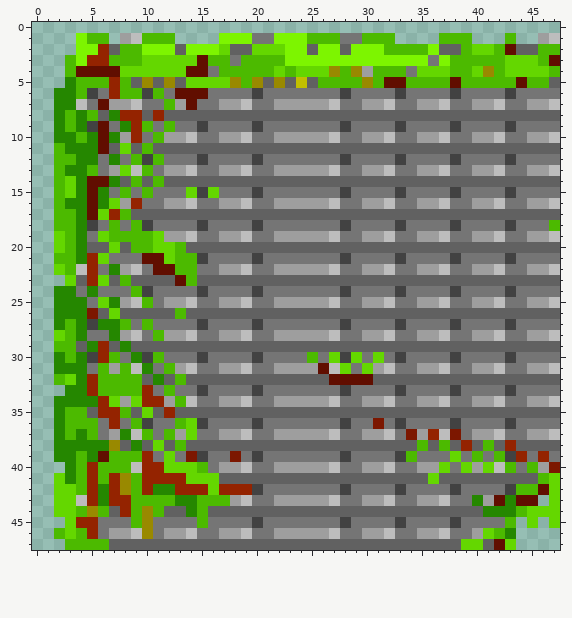
Pixel-art sprite: Resources/Textures/Tiles/Tileset01/tileset01_8.png. Above is the file before it was changed.
The file is 192x192 pixels, drawn in blocks of 4x4; one block is one cell here.
Once edited:
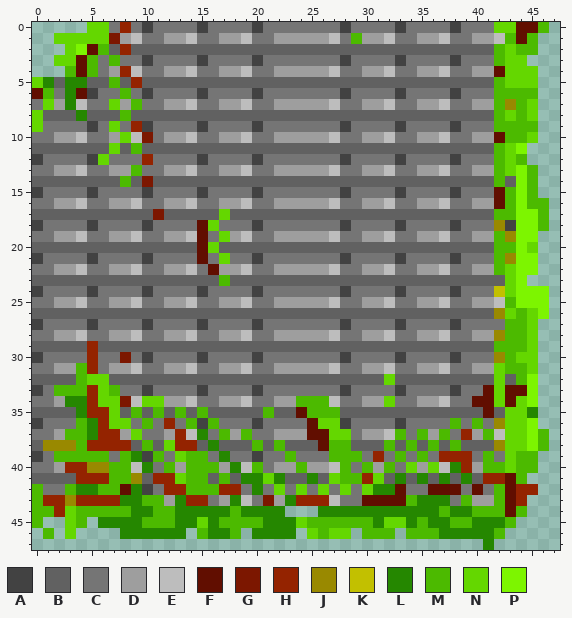
Palette (. is transparent): A #424242  B #616161  C #757575  D #9e9e9e  E #bdbdbd  F #610e00  G #7c1700  H #942300  J #998900  K #c2c000  L #258700  M #4cba00  N #64d700  P #7df500
Edits made:
@@ x 0..47 @@
- 0 ................................................
- 1 ....PMM.DEMMM....PPPCCPPPMMMCCMMM....MMM...M..DE
- 2 ....PPHBMMPPPBPPPNBBNNNPPBPPBPPPMMMMPBBMNNMFBBMM
- 3 ...MPHHMMMNNNNNFMMCMMMMPPPPPPPPPPPPPCPMMMMMNNNMF
- 4 ...MFFFFNNNNNNFFCMMMMMNMNNNJMJDMMMCNNNMMNJMNNNNM
- 5 ...LMMMHMBJBJBNNNNJMJBJBKBMMMMJMFFMMMMFMMMMMFMMB
- 6 ..LLMACHMMAMCFFFCCCCACCCCCCCACCCCACCCCACCCCACCCC
- 7 ..LLECFDDECCMDFCCDDECCDDDDDECCDDECCDDECCDDECCDDE
- 8 ..LMLMBLHHBHBBBBBBBBBBBBBBBBBBBBBBBBBBBBBBBBBBBB
- 9 ..LMLAFCLHMCMCCACCCCACCCCCCCACCCCACCCCACCCCACCCC
-10 ..LLMLFLDHCMDDECCDDECCDDDDDECCDDECCDDECCDDECCDDE
-11 ..MLLLFBNBMBBBBBBBBBBBBBBBBBBBBBBBBBBBBBBBBBBBBB
-12 ..MMLLCLCMAMCCCACCCCACCCCCCCACCCCACCCCACCCCACCCC
-13 ..MLLMCDNEMCDDECCDDECCDDDDDECCDDECCDDECCDDECCDDE
-14 ..MNLFFLBMBMBBBBBBBBBBBBBBBBBBBBBBBBBBBBBBBBBBBB
-15 ..MNLFLCMCMCCCNANCCCACCCCCCCACCCCACCCCACCCCACCCC
-16 ..MLLFLNDHCCDDECCDDECCDDDDDECCDDECCDDECCDDECCDDE
-17 ..MMLFNHMBBBBBBBBBBBBBBBBBBBBBBBBBBBBBBBBBBBBBBB
-18 ..MMLACMCMACCCCACCCCACCCCCCCACCCCACCCCACCCCACCCM
-19 ..NMLCNMMMMNDDECCDDECCDDDDDECCDDECCDDECCDDECCDDE
-20 ..NMLBBNBMMNNMBBBBBBBBBBBBBBBBBBBBBBBBBBBBBBBBBB
-21 ..MMLHNCCCFFNMMACCCCACCCCCCCACCCCACCCCACCCCACCCC
-22 ..NMEHCLDECFFMMCCDDECCDDDDDECCDDECCDDECCDDECCDDE
-23 ...NBHNBMBBBBFMBBBBBBBBBBBBBBBBBBBBBBBBBBBBBBBBB
-24 ..LLCLCCCMACCCCACCCCACCCCCCCACCCCACCCCACCCCACCCC
-25 ..LLLCNLDEMCDDECCDDECCDDDDDECCDDECCDDECCDDECCDDE
-26 ..LLLGBNBBBBBMBBBBBBBBBBBBBBBBBBBBBBBBBBBBBBBBBB
-27 ..LMLALLMCMCCCCACCCCACCCCCCCACCCCACCCCACCCCACCCC
-28 ..NMLCCLDECMDDECCDDECCDDDDDECCDDECCDDECCDDECCDDE
-29 ..MMBLHBLBBBBBBBBBBBBBBBBBBBBBBBBBBBBBBBBBBBBBBB
-30 ..LMLAHMCLAMCCCACCCCACCCCMCNANCNCACCCCACCCCACCCC
-31 ..LLLCMDMELCMDECCDDECCDDDDFENCNDECCDDECCDDECCDDE
-32 ..MNLHMMMMBLBMBBBBBBBBBBBBBFFFFBBBBBBBBBBBBBBBBB
-33 ...LLHMMMMHCMCCACCCCACCCCCCCACCCCACCCCACCCCACCCC
-34 ..LLLLHNDNHHDMECCDDECCDDDDDECCDDECCDDECCDDECCDDE
-35 ..LMMBHHMBNBHBBBBBBBBBBBBBBBBBBBBBBBBBBBBBBBBBBB
-36 ..LMMMCHCMACCMNACCCCACCCCCCCACCGCACCCCACCCCACCCC
-37 ..LMLMCDLEMCMDNCCDDECCDDDDDECCDDECGDHEGCDDECCDDE
-38 ..LLLLLJBLBNBMBBBBBBBBBBBBBBBBBBBBBMBMBHBMBHBBBB
-39 ..LLMLFMMMHCNCGACCGCACCCCCCCACCCCAMCCCNCMCMAHCHC
-40 ...LMHMMMEHHNNNMCDDECCDDDDDECCDDECCDDNCNDNEMCMDG
-41 ..NLMHMHJMHHHHNNNBBBBBBBBBBBBBBBBBBBNBBBBBBBBBMN
-42 ..NNMHLHJMHLLHHHNHHHACCCCCCCACCCCACCCCACCCCAMMFN
-43 ..NNEHLHHMMMMLLMMMDECCDDDDDECCDDECCDDECCLDFLFF.N
-44 ..NNMJMBHMJMBBLMBBBBBBBBBBBBBBBBBBBBBBBBBLLLMNNN
-45 ...NHHCCCMJCCCCMCCCCACCCCCCCACCCCACCCCACCCCM.N.N
-46 ..MNMHCDDEJCDDECCDDECCDDDDDECCDDECCDDECCDNML....
-47 ...MMMMBBBBBBBBBBBBBBBBBBBBBBBBBBBBBBBBNNBFN....
+ 0 .....NNCHCACCCCACCCCACCCCCCCACCCCACCCCACCCNNFFM.
+ 1 ..NNNNNGDECCDDECCDDECCDDDDDECMDDECCDDECCDDEMFM..
+ 2 ...NPFMBHBBBBBBBBBBBBBBBBBBBBBBBBBBBBBBBBBMNMM..
+ 3 ..NNFMCMCCACCCCACCCCACCCCCCCACCCCACCCCACCCMNN...
+ 4 ...MFMCDHECCDDECCDDECCDDDDDECCDDECCDDECCDDFNNN..
+ 5 NLBLLBBMBHBBBBBBBBBBBBBBBBBBBBBBBBBBBBBBBBMNNN..
+ 6 FMCLFACCMCACCCCACCCCACCCCCCCACCCCACCCCACCCMMMM..
+ 7 CNDLECCNDMCCDDECCDDECCDDDDDECCDDECCDDECCDDMJMN..
+ 8 NBBBLBBBMBBBBBBBBBBBBBBBBBBBBBBBBBBBBBBBBBMNMN..
+ 9 NCCCCACNCHACCCCACCCCACCCCCCCACCCCACCCCACCCMMMM..
+10 CCDDECCDNEGCDDECCDDECCDDDDDECCDDECCDDECCDDFMMN..
+11 BBBBBBBNBMBBBBBBBBBBBBBBBBBBBBBBBBBBBBBBBBMNP...
+12 ACCCCANCCCHCCCCACCCCACCCCCCCACCCCACCCCACCCMNM...
+13 CCDDECCDDMCCDDECCDDECCDDDDDECCDDECCDDECCDDMNPM..
+14 BBBBBBBBMBGBBBBBBBBBBBBBBBBBBBBBBBBBBBBBBBMBPM..
+15 ACCCCACCCCACCCCACCCCACCCCCCCACCCCACCCCACCCFMPM..
+16 CCDDECCDDECCDDECCDDECCDDDDDECCDDECCDDECCDDFMPMM.
+17 BBBBBBBBBBBGBBBBBNBBBBBBBBBBBBBBBBBBBBBBBBMMPPM.
+18 ACCCCACCCCACCCCFNCCCACCCCCCCACCCCACCCCACCCJAPPM.
+19 CCDDECCDDECCDDEFCNDECCDDDDDECCDDECCDDECCDDMJPP..
+20 BBBBBBBBBBBBBBBFNBBBBBBBBBBBBBBBBBBBBBBBBBMMPN..
+21 ACCCCACCCCACCCCFCNCCACCCCCCCACCCCACCCCACCCMJPP..
+22 CCDDECCDDECCDDECFDDECCDDDDDECCDDECCDDECCDDMNPP..
+23 BBBBBBBBBBBBBBBBBMBBBBBBBBBBBBBBBBBBBBBBBBBNP...
+24 ACCCCACCCCACCCCACCCCACCCCCCCACCCCACCCCACCCKNPPP.
+25 CCDDECCDDECCDDECCDDECCDDDDDECCDDECCDDECCDDEMPPP.
+26 BBBBBBBBBBBBBBBBBBBBBBBBBBBBBBBBBBBBBBBBBBJNMNP.
+27 ACCCCACCCCACCCCACCCCACCCCCCCACCCCACCCCACCCCMMN..
+28 CCDDECCDDECCDDECCDDECCDDDDDECCDDECCDDECCDDJMMN..
+29 BBBBBHBBBBBBBBBBBBBBBBBBBBBBBBBBBBBBBBBBBBMMMN..
+30 ACCCCHCCGCACCCCACCCCACCCCCCCACCCCACCCCACCCJMNN..
+31 CCDDMHCDDECCDDECCDDECCDDDDDECCDDECCDDECCDDNMMN..
+32 BBBBMNNBBBBBBBBBBBBBBBBBBBBBBBBBNBBBBBBBBBNBMP..
+33 ACMMMHNMCCACCCCACCCCACCCCCCCACCCCACCCCACCFNFFP..
+34 CCDLLHNNGENNDDECCDDECCDDMMMECCDDNCCDDECCFFNFNP..
+35 BBBBLHHNBMBMBMBMBBBBBMBBFMMMBBBBBBBBBBBBBFBNNL..
+36 ACCCMLHNNCMCHCMAMCCCACCCCFNNACCCCACCCCMCMCJNNP..
+37 CCDMMLHHDNCCDHELCMDMCCDDDFFNNCDDEMCMDMCHDMENNPM.
+38 BJJJMHHHHBMBNHHBLBBBMBMBBBFMMBBBMBMBMBMBBBJNNPM.
+39 ACMMMMMCMLAMCNMMCLCCACCMCCCMMMCHCMCMCHHHCMCNMM..
+40 CCDHHJJMMELCMDMMMDLEMCDDMDDEMCMDMCNDNELHDMMNMM..
+41 BBBBHHHMMJBHHNMMBMBLLNLBBLBNMMHNBLBLBLBLBHHFM...
+42 MCCMLLMMFLACHHMMMHHCLCNCNCNCNCNLLFCCFFFCFCMFHH..
+43 MHHJHHHHLLMMDLHHCDLECGDLHHHECCFFFFMLLLCMDDMFH...
+44 MMHNMMMMMLLMMLLLLLMLLLL...LLLLLLLLLLLMLLMMMFM...
+45 M..NM.LLLLMMMLLNLMMMMLLLNMMMMMMLNNLMLLMMLLLM....
+46 .M.N....LLLLLL.MLLM.LLLL.NMNN.MMM.MMMLLLLLM.....
+47 .........................................L......
Boxes around the changes in both pictures, in picture pixels (x1, y1, x2, y2):
changed: (32, 22, 560, 550)
